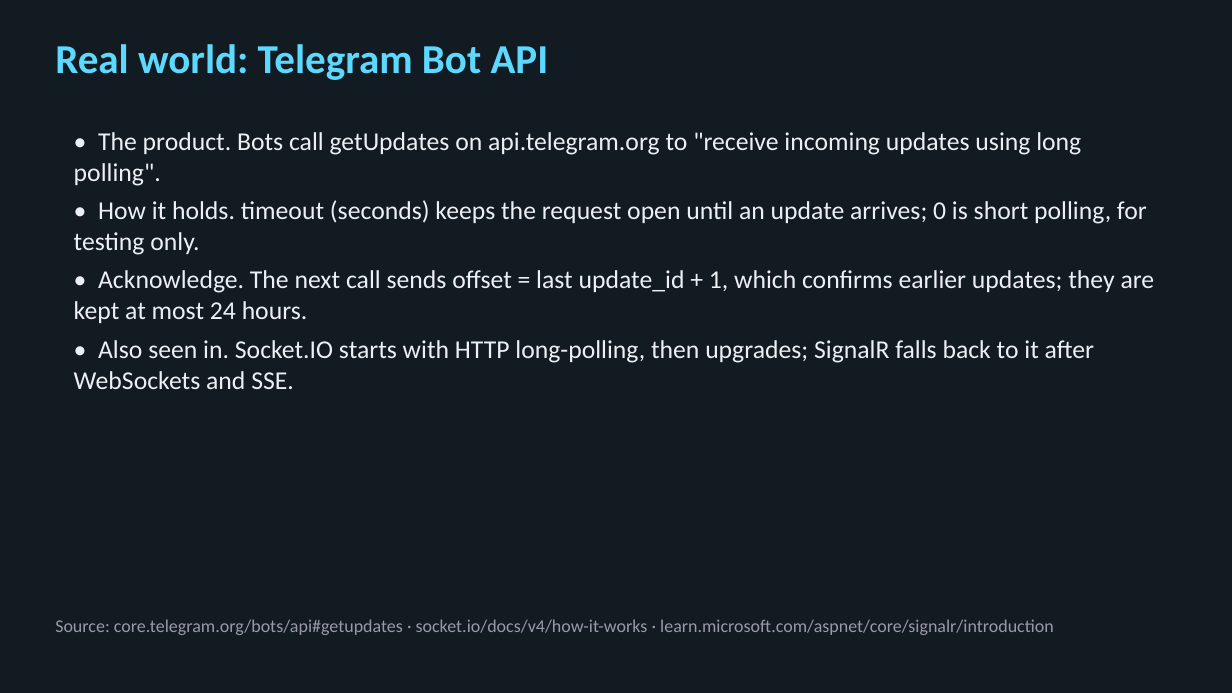
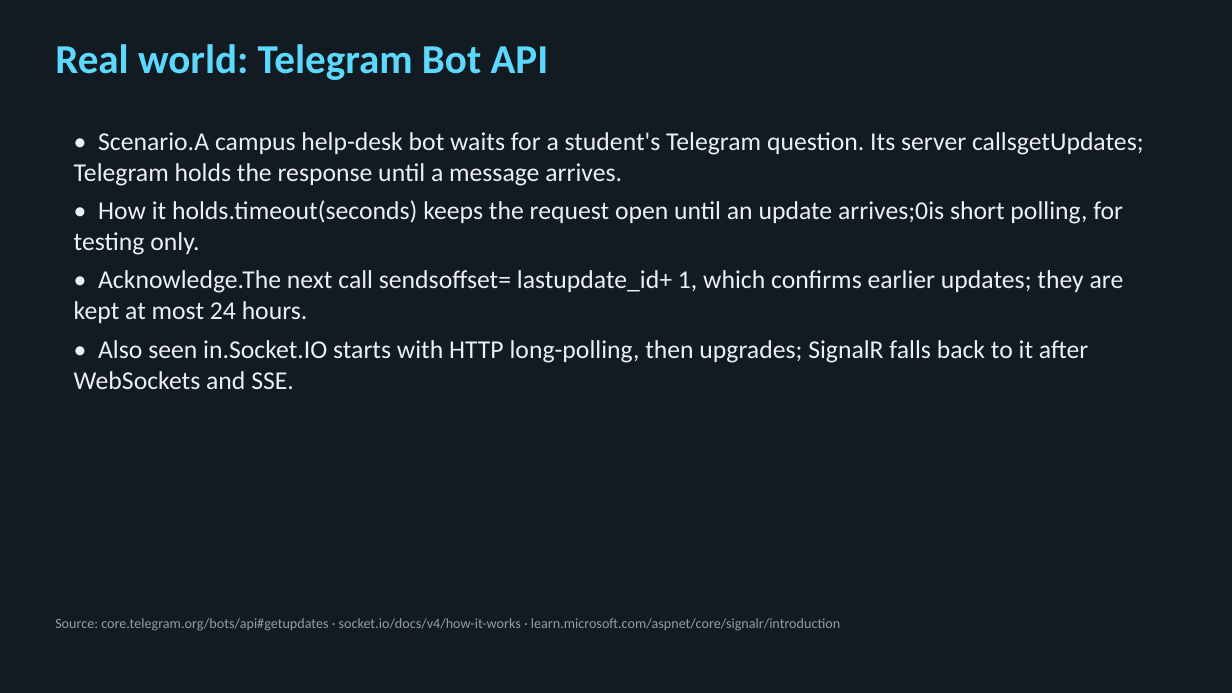
Before and after one commit to bodonnell-DePaul/webapps_week7, a slide deck: slide 10 of Week08-Slides.pptx. Drawn at 1232x693 pixels with LibreOffice and Linux fonts; fonts in the diff are those of the drawing. Boxes give left, top, right and bottom in pixels: in the first picture for what was removed or moved away, otherwise in the second. Text is boxed around its words. In the diff, an @@ line names an element or a change of style, - is before the commit and + after.

```diff
--- a/Week08-Slides.pptx
+++ b/Week08-Slides.pptx
@@ text at <box>74,132,1144,389</box>: text changed @@
-• The product. Bots call getUpdates on api.telegram.org to "receive incoming updates using long polling".
-• How it holds. timeout (seconds) keeps the request open until an update arrives; 0 is short polling, for testing only.
-• Acknowledge. The next call sends offset = last update_id + 1, which confirms earlier updates; they are kept at most 24 hours.
-• Also seen in. Socket.IO starts with HTTP long-polling, then upgrades; SignalR falls back to it after WebSockets and SSE.
+• Scenario.A campus help-desk bot waits for a student's Telegram question. Its server callsgetUpdates; Telegram holds the response until a message arrives.
+• How it holds.timeout(seconds) keeps the request open until an update arrives;0is short polling, for testing only.
+• Acknowledge.The next call sendsoffset= lastupdate_id+ 1, which confirms earlier updates; they are kept at most 24 hours.
+• Also seen in.Socket.IO starts with HTTP long-polling, then upgrades; SignalR falls back to it after WebSockets and SSE.
@@ text "Source: core.telegram.org/bots/api#getupdates · socket.io/do ..." at <box>55,618,840,631</box>: size 14 to 11 pt @@
```
Also in this commit, not shown: 44 other slides changed, 3 slides added, 2 other files.
